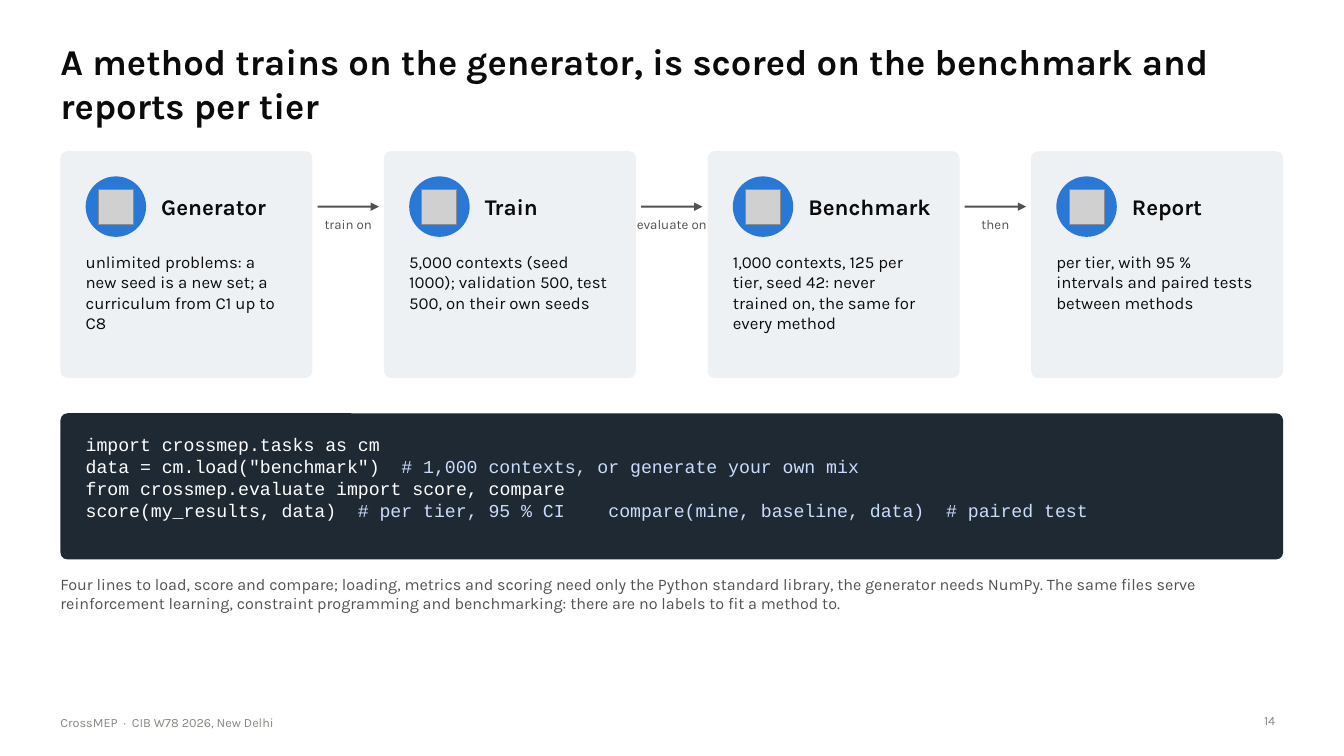
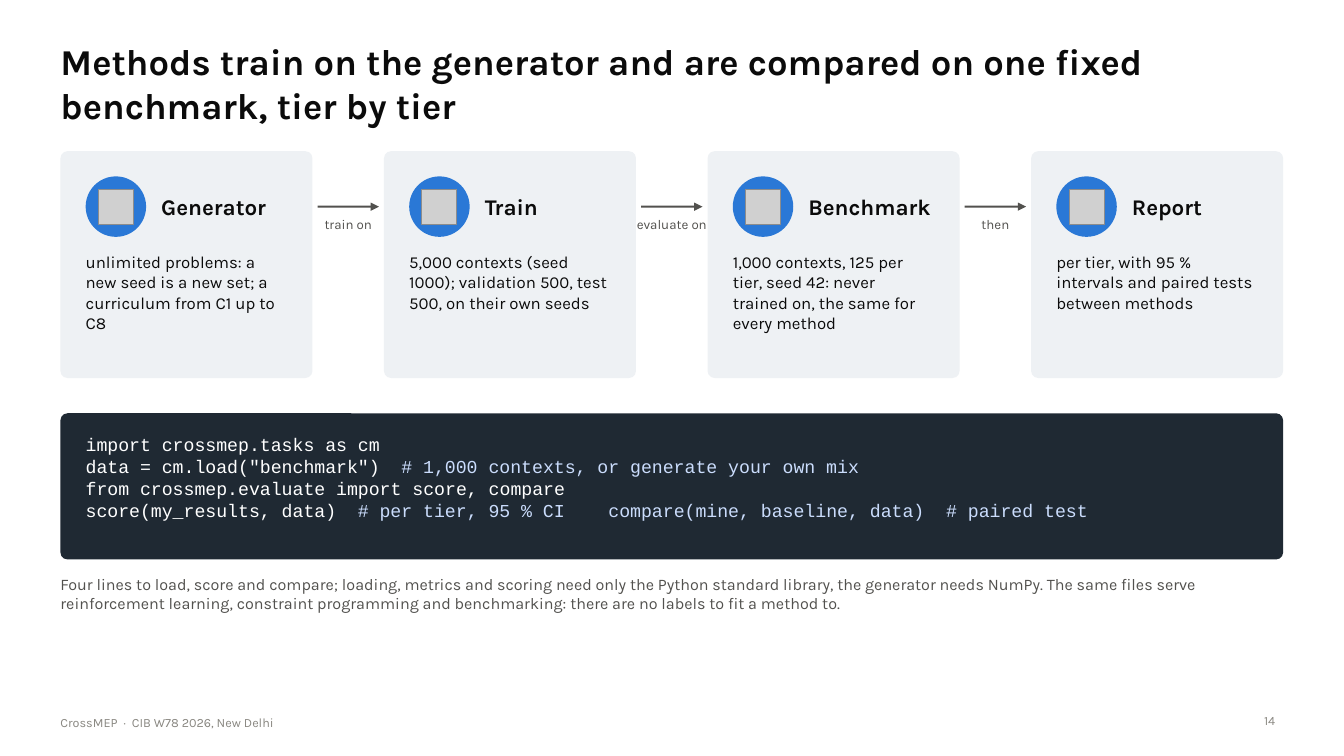
Before and after one commit to lavinia-ped/CrossMEP_Dataset, a slide deck: slide 14 of docs/CrossMEP_CIBW78_talk.pptx. Drawn at 1344x756 pixels with LibreOffice and Linux fonts; fonts in the diff are those of the drawing; grey boxes stand for pictures. Boxes give left, top, right and bottom in pixels: in the first picture for what was removed or moved away, otherwise in the second. Text is boxed around its words. In the diff, an @@ line names an element or a change of style, - is before the commit and + after.

Commit message:
Talk: fuller sentence titles on every slide

```diff
--- a/docs/CrossMEP_CIBW78_talk.pptx
+++ b/docs/CrossMEP_CIBW78_talk.pptx
@@ title at box(60, 49, 1142, 128): text changed @@
-A method trains on the generator, is scored on the benchmark and reports per tier
+Methods train on the generator and are compared on one fixed benchmark, tier by tier
```
Also in this commit, not shown: 14 other slides changed, 5 other files.
